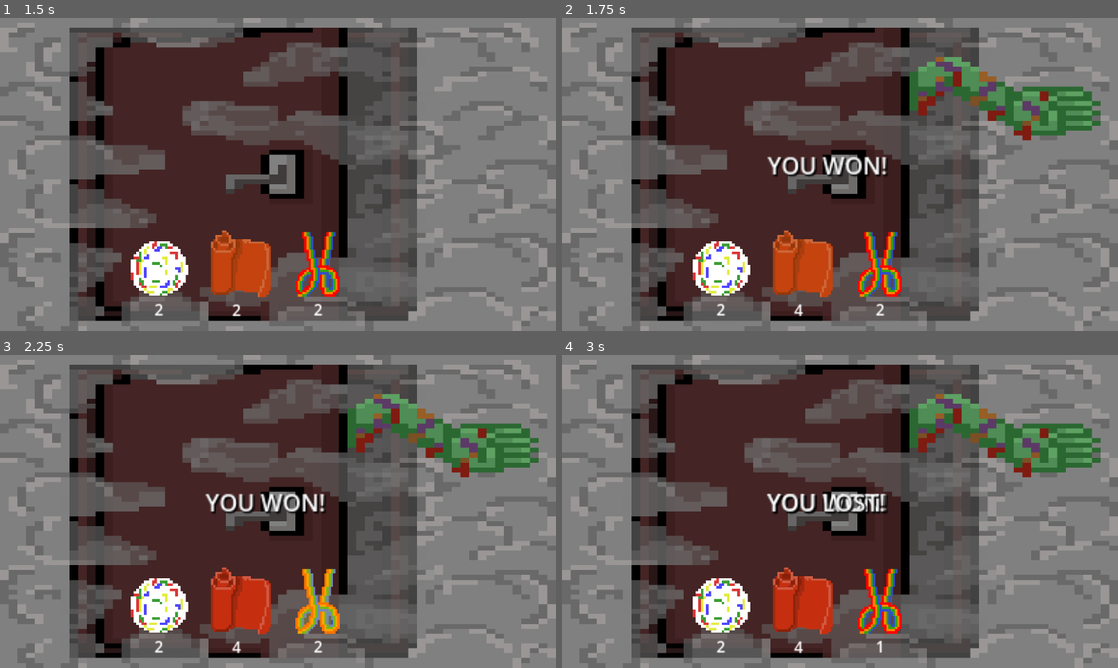
Above: before the commit, frames 1-4 (two rows, left to right).
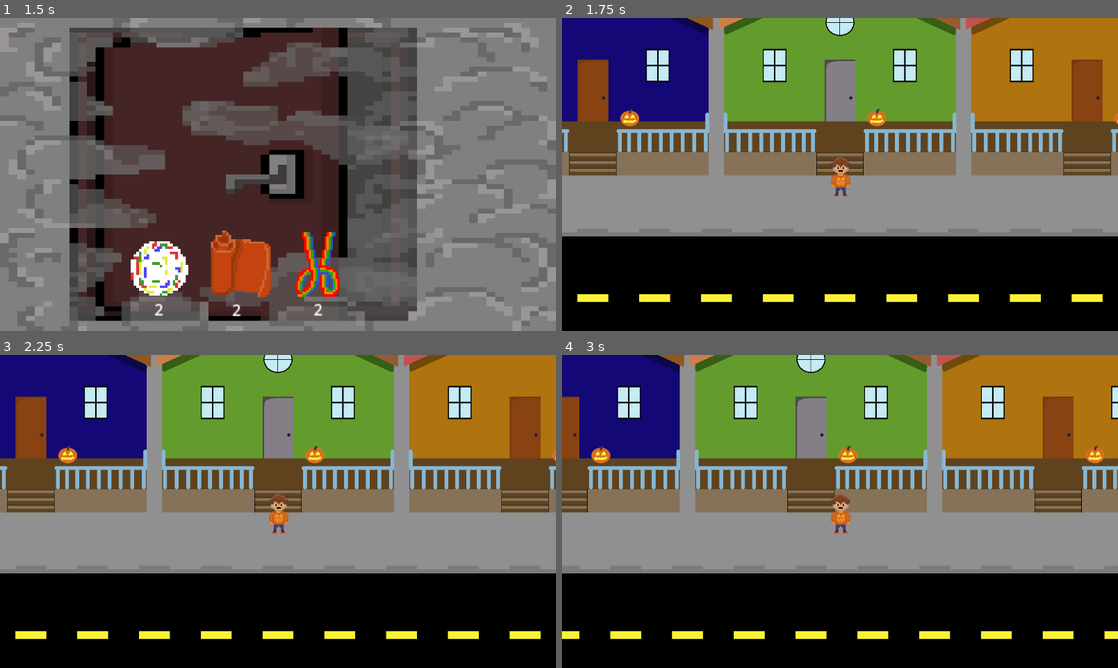
Above: after the commit, the same moments.

Repository: DepressoExpressoBoi/godot-wild-jam-masks
Game: Godot game, scene res://scenes/RPSScenes/RockPaperScissors.tscn
The game is run twice, just before and just after one commit, with the same random seed, the same clock (stepped at 60 frames per second) and the same inputs. This scene is started directly instead of the project's main scene.
Inputs (mouse positions are in pixels of both pictures, inside the frame that each line leads up to):
- Up to frame 1 (1.5 s): click (155, 268) at 0.5 s; click (244, 262) at 1.25 s
- Up to frame 2 (1.75 s): no input
- Up to frame 3 (2.25 s): click (322, 599) at 2.02 s
- Up to frame 4 (3 s): tap Enter at 2.75 s; move the mouse to (962, 495) at 2.77 s; hold Right (ui_right) from 2.78 s (still down); click (962, 495) at 2.92 s

Frame 1 is identical in both runs. In frame 2, 92% of the frame differs, in the area x 0-100%, y 0-100%; in frame 3, 92%; in frame 4, 92%.

Commit message:
Working on scene transitions

Diff:
--- a/scenes/licorice_spawner.tscn
+++ b/scenes/licorice_spawner.tscn
@@ -9,5 +9,6 @@
 wait_time = 10.0
 one_shot = true
 autostart = true
+ignore_time_scale = true
 
 [connection signal="timeout" from="Timer" to="." method="_on_timer_timeout"]
--- a/scripts/RPSCode/Doors.gd
+++ b/scripts/RPSCode/Doors.gd
@@ -1,7 +1,10 @@
 extends Panel
+#func _init() -> void:
+	#retry()
 
 func _ready():
 	retry()
+	print(get_tree())
 
 func closeDoor():
 	$"3Hands".visible = false
--- a/scripts/RPSCode/PlayRPS.gd
+++ b/scripts/RPSCode/PlayRPS.gd
@@ -1,4 +1,5 @@
 extends Node
+
 
 var hands = 0
 var compChoice = 0
--- a/scripts/RPSCode/fruit_roll_up_count.gd
+++ b/scripts/RPSCode/fruit_roll_up_count.gd
@@ -4,6 +4,8 @@
 var won_label
 var lost_label
 var tie_label
+
+#@onready var trick_or_treating = preload("res://scenes/trick_or_treating.tscn").instance()
 
 func _ready():
 	doors_node = get_node("../Doors")
@@ -24,8 +26,10 @@
 
 	if result == "won":
 		won_label.visible = true
+		get_tree().change_scene_to_file("res://scenes/trick_or_treating.tscn")
 	elif result == "lost":
 		lost_label.visible = true
+		get_tree().change_scene_to_file("res://scenes/trick_or_treating.tscn")
 	elif result == "tie":
 		tie_label.visible = true
 		await get_tree().create_timer(2).timeout
--- a/scripts/RPSCode/jaw_breaker_count.gd
+++ b/scripts/RPSCode/jaw_breaker_count.gd
@@ -4,6 +4,8 @@
 var won_label
 var lost_label
 var tie_label
+
+#@onready var trick_or_treating = preload("res://scenes/trick_or_treating.tscn").instance()
 
 func _ready():
 	doors_node = get_node("../Doors")
@@ -26,8 +28,10 @@
 
 	if result == "won":
 		won_label.visible = true
+		get_tree().change_scene_to_file("res://scenes/trick_or_treating.tscn")
 	elif result == "lost":
 		lost_label.visible = true
+		get_tree().change_scene_to_file("res://scenes/trick_or_treating.tscn")
 	elif result == "tie":
 		tie_label.visible = true
 		await get_tree().create_timer(2).timeout
--- a/scripts/RPSCode/scissors_count.gd
+++ b/scripts/RPSCode/scissors_count.gd
@@ -4,6 +4,8 @@
 var won_label
 var lost_label
 var tie_label
+
+#@onready var trick_or_treating = preload("res://scenes/trick_or_treating.tscn").instance()
 
 func _ready():
 	doors_node = get_node("../Doors")
@@ -24,8 +26,10 @@
 
 	if result == "won":
 		won_label.visible = true
+		get_tree().change_scene_to_file("res://scenes/trick_or_treating.tscn")
 	elif result == "lost":
 		lost_label.visible = true
+		get_tree().change_scene_to_file("res://scenes/trick_or_treating.tscn")
 	elif result == "tie":
 		tie_label.visible = true
 		await get_tree().create_timer(2).timeout
--- a/scripts/houses_scripts/licorice_spawner.gd
+++ b/scripts/houses_scripts/licorice_spawner.gd
@@ -5,6 +5,9 @@
 
 @onready var player = $"../Player"
 
+func _physics_process(delta: float) -> void:
+	print($Timer.time_left)
+
 func _on_timer_timeout():
 	var licorice_baddie = licorice_baddie_scene.instantiate()
 
--- a/scripts/houses_scripts/player.gd
+++ b/scripts/houses_scripts/player.gd
@@ -1,4 +1,6 @@
 extends CharacterBody2D
+
+#@onready var rps = preload("res://scenes/RPSScenes/RockPaperScissors.tscn").instance()
 
 const speed = 300
 
@@ -23,4 +25,6 @@
 
 func _on_area_2d_body_entered(body: Node2D):
 	if body.is_in_group("houses"):
-		print("entering house")
+		#get_parent().add_child(rps)
+		#get_parent().remove_child(self)
+		get_tree().change_scene_to_file("res://scenes/RPSScenes/RockPaperScissors.tscn")
--- a/scripts/houses_scripts/street_generation.gd
+++ b/scripts/houses_scripts/street_generation.gd
@@ -32,14 +32,18 @@
 @onready var house_map = $"../Houses"
 @onready var player = $"../Player"
 
+var initialized = 0
+
 func _ready():
-	randomize()
-	make_maze()
-	erase_walls()
-	place_houses()
-	var rileys_house = place_rileys_house()
+	if initialized == 0:
+		initialized += 1
+		randomize()
+		make_maze()
+		erase_walls()
+		place_houses()
+		var rileys_house = place_rileys_house()
 
-	player.position = rileys_house
+		player.position = rileys_house
 
 
 func place_houses():
